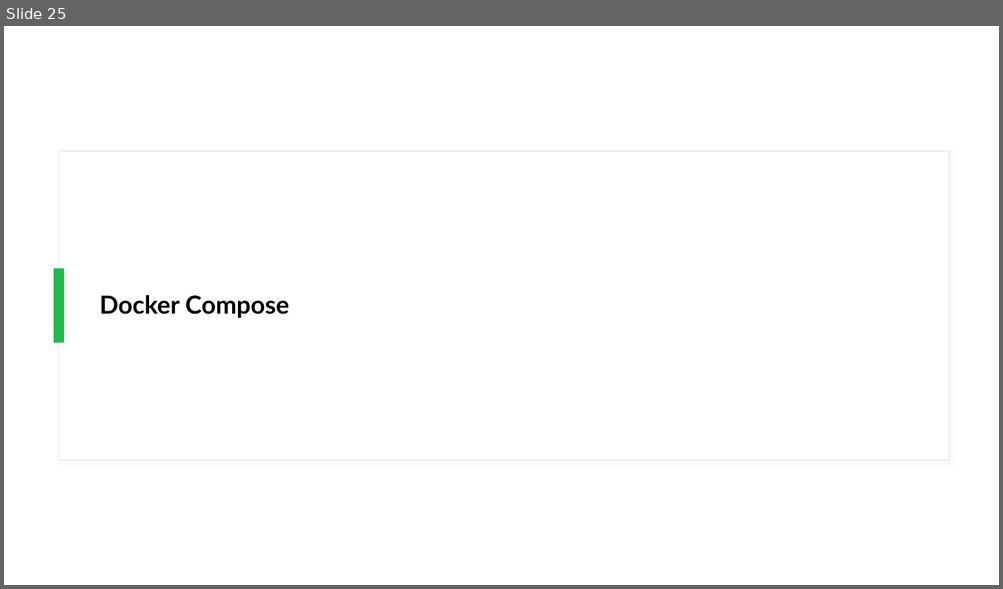
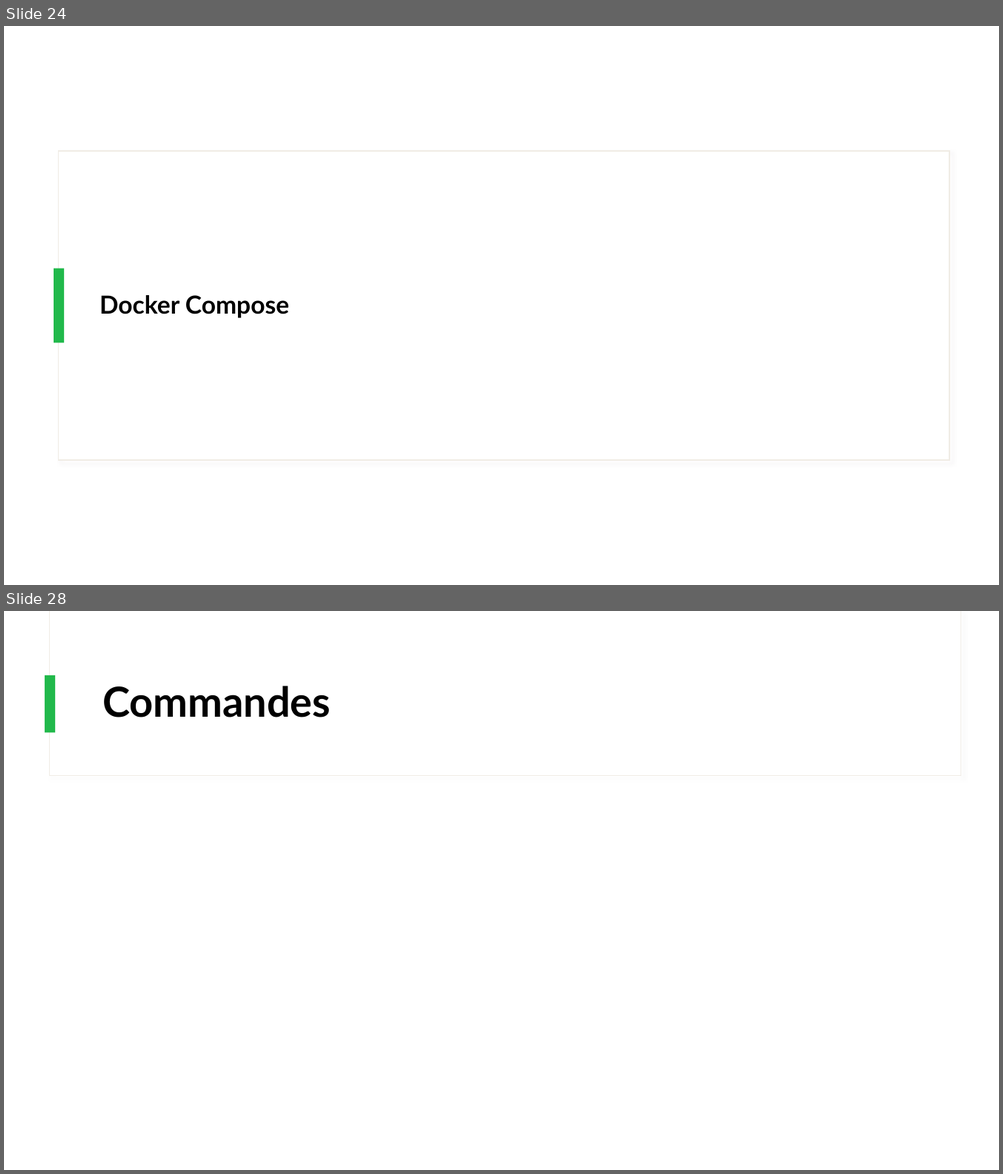
Before and after one commit to IPSSIASIDEV2/Jedy-DockerKubernetes-Formation, a slide deck: Cours/Cours.pptx. Shown one above the other, each under a label of ours: slide 25 before the commit, slides 24 and 28 after it; the slides between them are not shown. The pictures are 1003x589 and 1003x1174 pixels, drawn with LibreOffice and Linux fonts; fonts in the diff are those of the drawing. Boxes give left, top, right and bottom in pixels: in the first picture for what was removed or moved away, otherwise in the second. Text is boxed around its words. In the diff, an @@ line names an element or a change of style, - is before the commit and + after.

```diff
--- a/Cours/Cours.pptx
+++ b/Cours/Cours.pptx
@@ slide 28 added at (x1=4, y1=611, x2=999, y2=1170), background #FFFFFF @@
@@ rectangle added at (x1=50, y1=611, x2=961, y2=776), fill #FFFFFF, outline #F0ECE5 0.75 pt @@
@@ rectangle added at (x1=51, y1=611, x2=961, y2=775), fill #FFFFFF @@
@@ rectangle added at (x1=45, y1=675, x2=56, y2=732), fill #21B94B @@
@@ title added at (x1=102, y1=686, x2=330, y2=718), 40 pt, text #000000, bold @@
+Commandes
@@ what was slide 25 is now slide 24 @@
```
Also in this commit, not shown: 3 other slides added, 1 slide removed, 1 other file.
